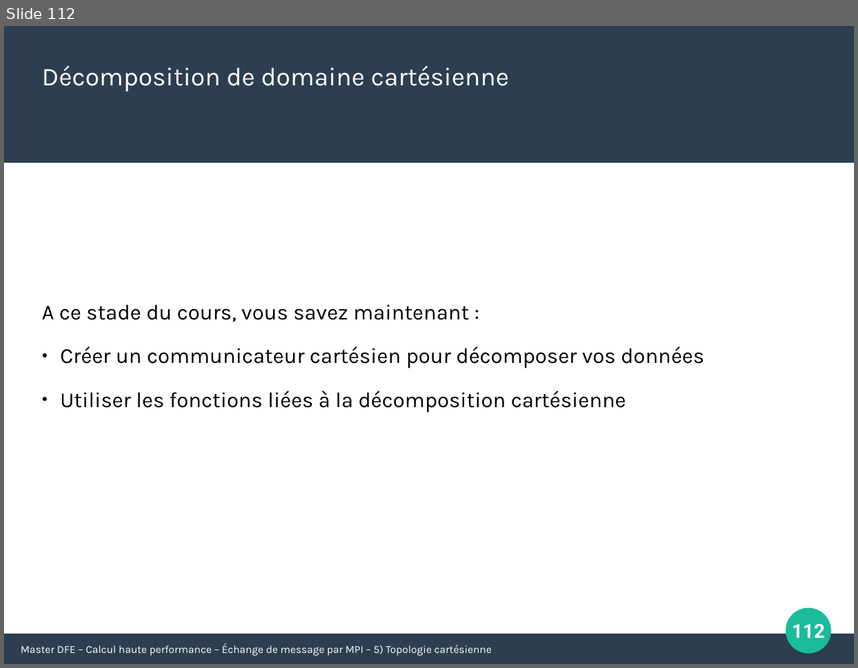
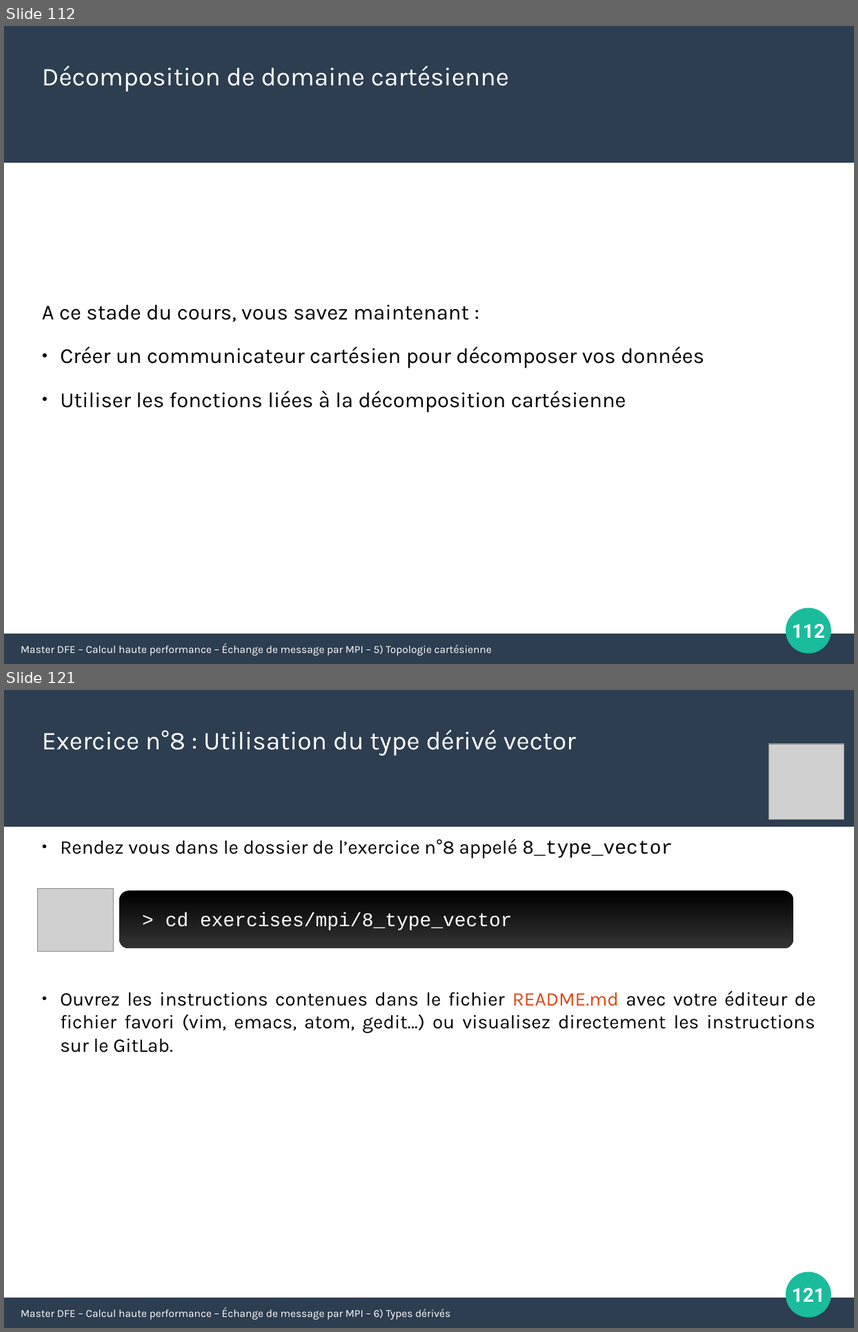
Before and after one commit to Maison-de-la-Simulation/HPC-DFE-Paris-Saclay, a slide deck: support/MPI.odp. Shown one above the other, each under a label of ours: slide 112 before the commit, slides 112 and 121 after it; the slides between them are not shown. The pictures are 858x668 and 858x1332 pixels, drawn with LibreOffice and Linux fonts; fonts in the diff are those of the drawing; grey boxes stand for pictures. Boxes give left, top, right and bottom in pixels: in the first picture for what was removed or moved away, otherwise in the second. Text is boxed around its words. In the diff, an @@ line names an element or a change of style, - is before the commit and + after.

```diff
--- a/support/MPI.odp
+++ b/support/MPI.odp
@@ slide 121 added at (4,690,854,1328), background #FFFFFF; not listed: 3 template elements that a slide beside it also shows @@
@@ text added at (42,729,576,756), 24 pt, text #FFFFFF @@
+Exercice n°8 : Utilisation du type dérivé vector
@@ picture added at (769,744,845,820) @@
@@ text added at (60,838,673,858), 18 pt, text #000000 @@
+● Rendez vous dans le dossier de l’exercice n°8 appelé 8_type_vector
@@ picture added at (37,888,113,951) @@
@@ rounded rectangle added at (120,891,794,949), fill gradient #000000 to #333333 @@
@@ text added at (165,913,513,930), 18 pt, text #FFFFFF @@
+> cd exercises/mpi/8_type_vector
@@ text added at (60,990,816,1052), 18 pt, text #000000 @@
+● Ouvrez les instructions contenues dans le fichier README.md avec votre éditeur de fichier favori (vim, emacs, atom, gedit…) ou visualisez directement les instructions sur le GitLab.
@@ page number added at (792,1288,825,1301), 18 pt, text #FFFFFF, bold @@
+121
@@ text added at (21,1308,450,1319), 10 pt, text #FFFFFF @@
+Master DFE – Calcul haute performance – Échange de message par MPI – 6) Types dérivés
```
Also in this commit, not shown: 8 other slides added, 2 other files.
